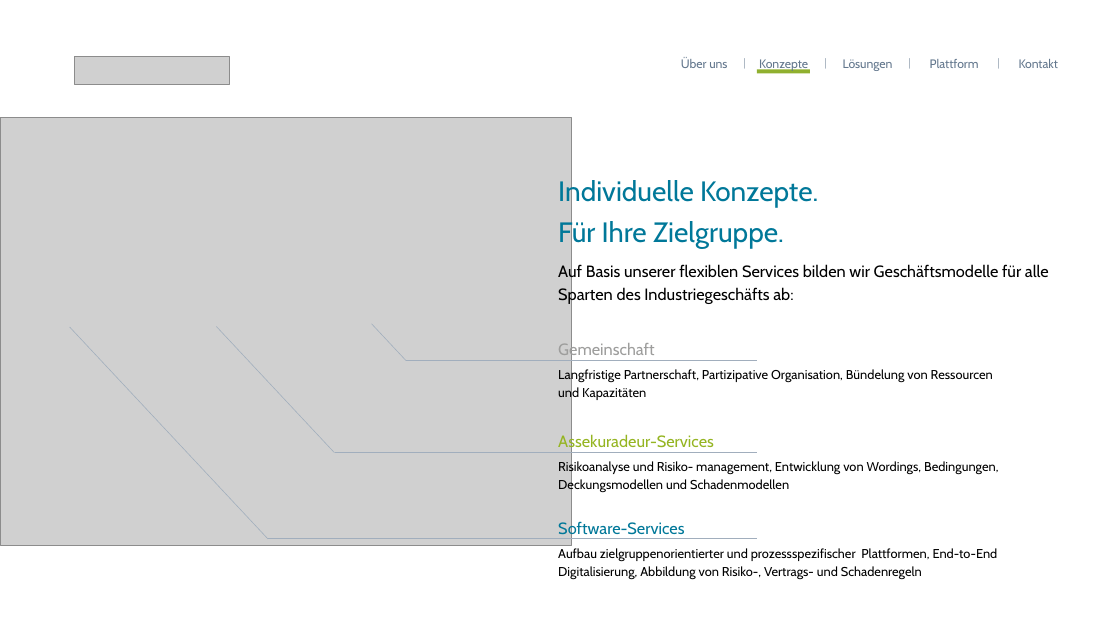
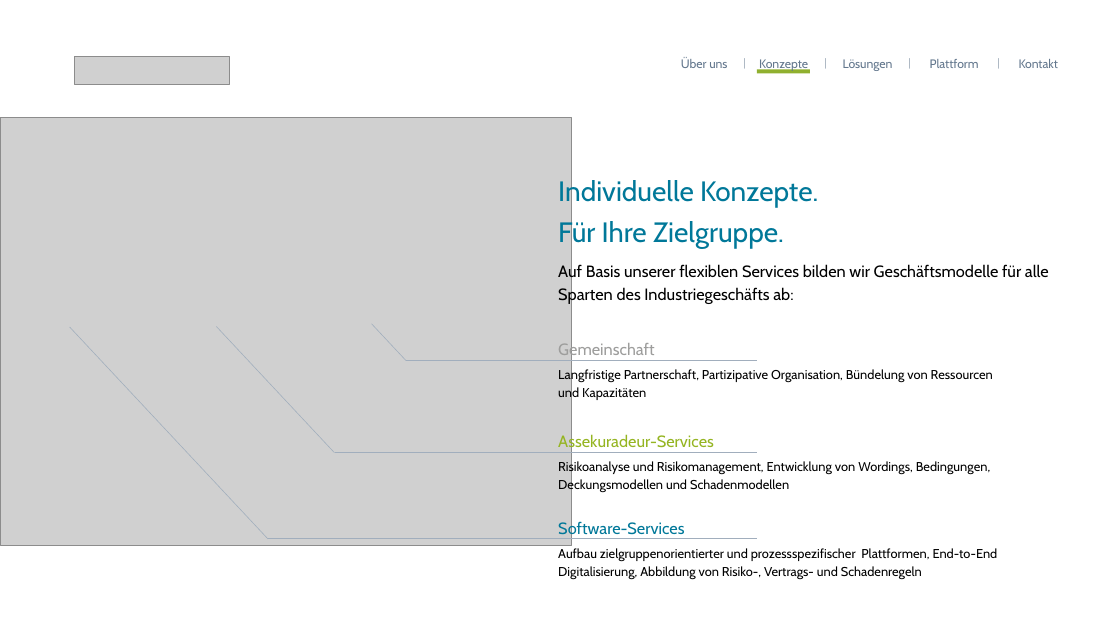
Before and after one commit to aknip/web2020, a slide deck: slide 2 of assets/svg/2021-01-11 northport Website - Minimal.pptx. Drawn at 1120x630 pixels with LibreOffice and Linux fonts; fonts in the diff are those of the drawing; grey boxes stand for pictures. Boxes give left, top, right and bottom in pixels: in the first picture for what was removed or moved away, otherwise in the second. Text is boxed around its words. In the diff, an @@ line names an element or a change of style, - is before the commit and + after.

```diff
--- a/assets/svg/2021-01-11 northport Website - Minimal.pptx
+++ b/assets/svg/2021-01-11 northport Website - Minimal.pptx
@@ text at bbox=[558, 460, 991, 493]: text changed @@
-Risikoanalyse und Risiko- management, Entwicklung von Wordings, Bedingungen, Deckungsmodellen und Schadenmodellen
+Risikoanalyse und Risikomanagement, Entwicklung von Wordings, Bedingungen, Deckungsmodellen und Schadenmodellen
```
Also in this commit, not shown: 6 other files.
